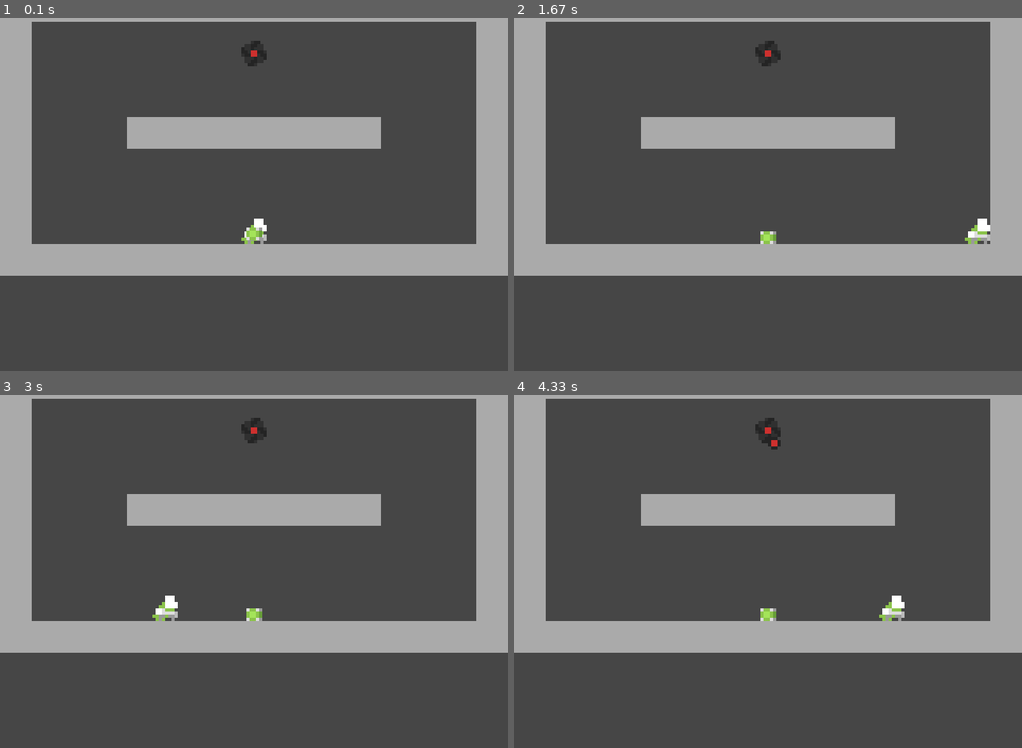
Above: before the commit, frames 1-4 (two rows, left to right).
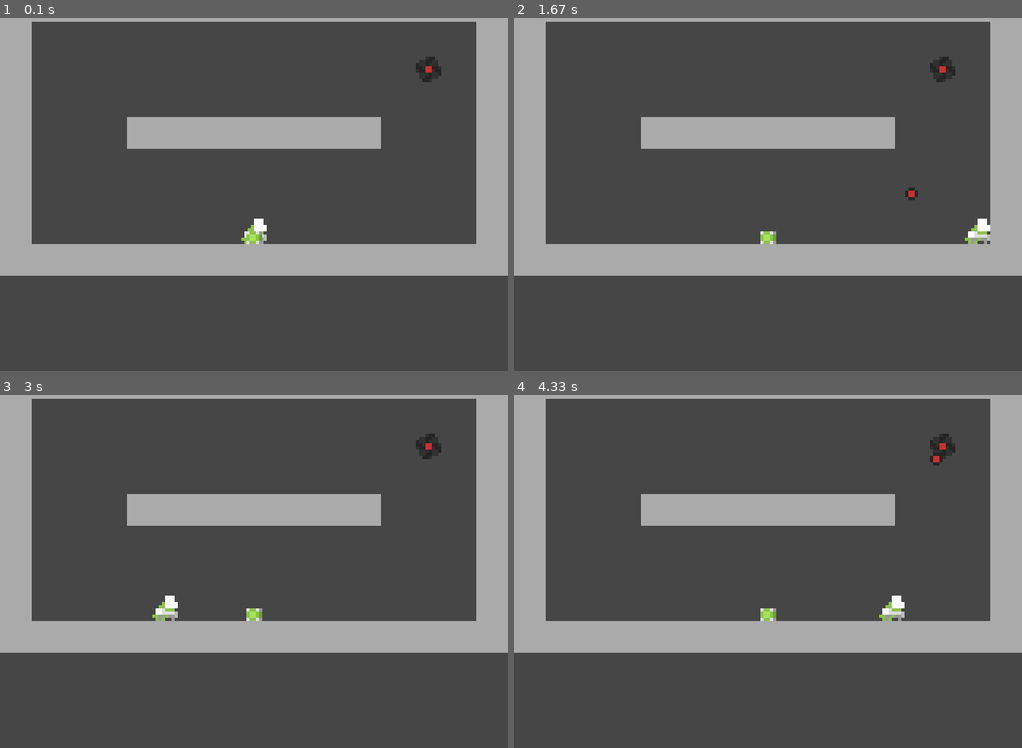
Above: after the commit, the same moments.

Repository: DJan03/ThrowTheBox_pygame
Game: pygame game, started from main.py
The game is run twice, just before and just after one commit, with the same random seed, the same clock (stepped at 60 frames per second) and the same inputs.
Inputs:
- Up to frame 1 (0.1 s): no input
- Up to frame 2 (1.67 s): hold Right 0.33-0.8 s; hold Up 0.83-1.13 s; hold Right 1.17-1.63 s
- Up to frame 3 (3 s): hold Left 1.67-2.2 s; hold Down 2.23-2.53 s; hold Left 2.57-2.97 s
- Up to frame 4 (4.33 s): hold Right 3.4-4.03 s; hold Down from 4.07 s (still down)

The runs differ from the first frame. In frame 1, 0.4% of the frame differs, in the area x 47-87%, y 6-65%; in frame 2, 0.3%; in frame 3, 0.3%; in frame 4, 0.4%, in the area x 47-87%, y 6-20%.

Commit message:
enemy manager

Diff:
--- a/main.py
+++ b/main.py
@@ -1,6 +1,7 @@
 import pygame
 from typing import List, Dict
 from math import sqrt
+from random import choice
 
 
 WIDTH, HEIGHT = 800, 600
@@ -334,9 +335,23 @@
         objectManager.append(Bullet(objectManager.sprite_group, self.rect.centerx, self.rect.centery, v_x, v_y), ObjectManager.BULLET_KEY)
 
 
+class SpawnManager:
+    def __init__(self):
+        self.points_for_enemy = [(125, 125), (275, 125), (400, 125), (525, 125), (675, 125)]
+        self.points_for_boxes = [(400, 325)]
+
+    def get_point_for_enemy(self):
+        return choice(self.points_for_enemy)
+
+    def get_point_for_box(self):
+        return choice(self.points_for_boxes)
+
+
 def main():
     pygame.init()
     screen = pygame.display.set_mode((WIDTH, HEIGHT))
+
+    spawnManager = SpawnManager()
 
     objectManager = ObjectManager()
 
@@ -348,10 +363,12 @@
     objectManager.append(Block(objectManager.sprite_group, 750, 0, 50, 450), ObjectManager.BLOCK_KEY)  # right
     objectManager.append(Block(objectManager.sprite_group, 200, 200, 400, 50), ObjectManager.BLOCK_KEY)  # center
 
-    objectManager.append(Box(objectManager.sprite_group, WIDTH // 2, HEIGHT // 2), ObjectManager.BOX_KEY)
-    objectManager.append(Box(objectManager.sprite_group, WIDTH // 2, HEIGHT // 2), ObjectManager.BOX_KEY)
-
-    objectManager.append(Enemy(objectManager.sprite_group, WIDTH // 2, 100, 50), ObjectManager.ENEMY_KEY)
+    x, y = spawnManager.get_point_for_box()
+    objectManager.append(Box(objectManager.sprite_group, x, y), ObjectManager.BOX_KEY)
+    objectManager.append(Box(objectManager.sprite_group, x, y), ObjectManager.BOX_KEY)
+
+    x, y = spawnManager.get_point_for_enemy()
+    objectManager.append(Enemy(objectManager.sprite_group, x, y, 50), ObjectManager.ENEMY_KEY)
 
     clock = pygame.time.Clock()
     RUN = True
